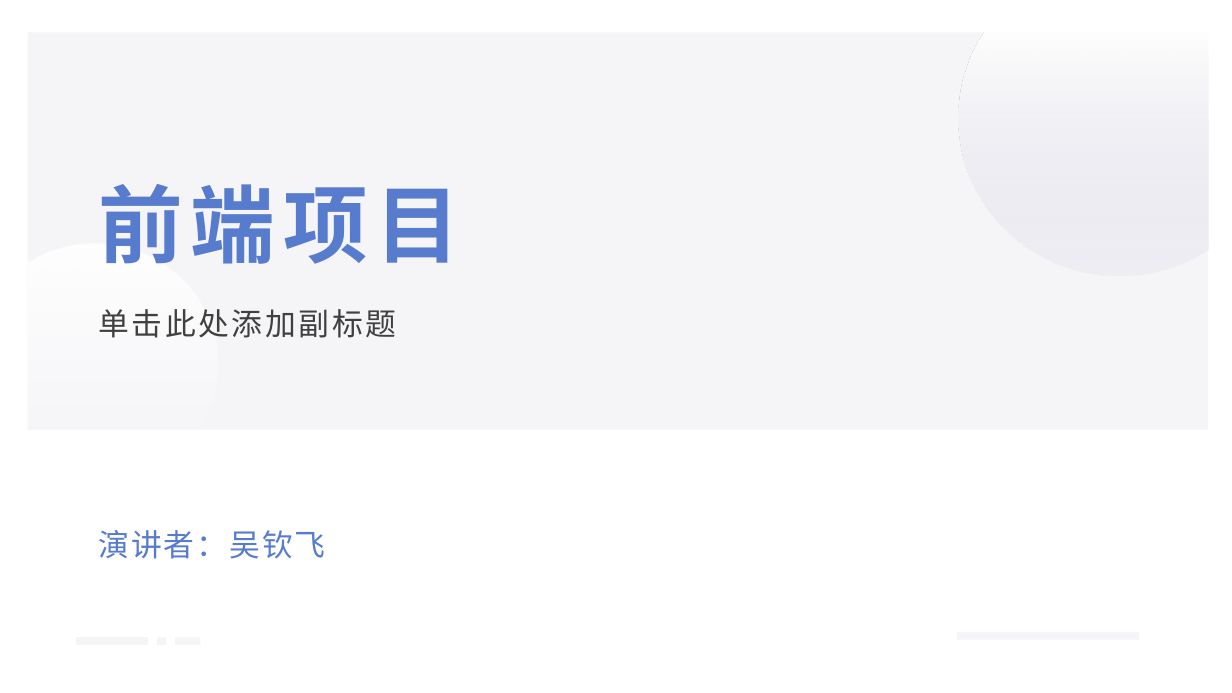
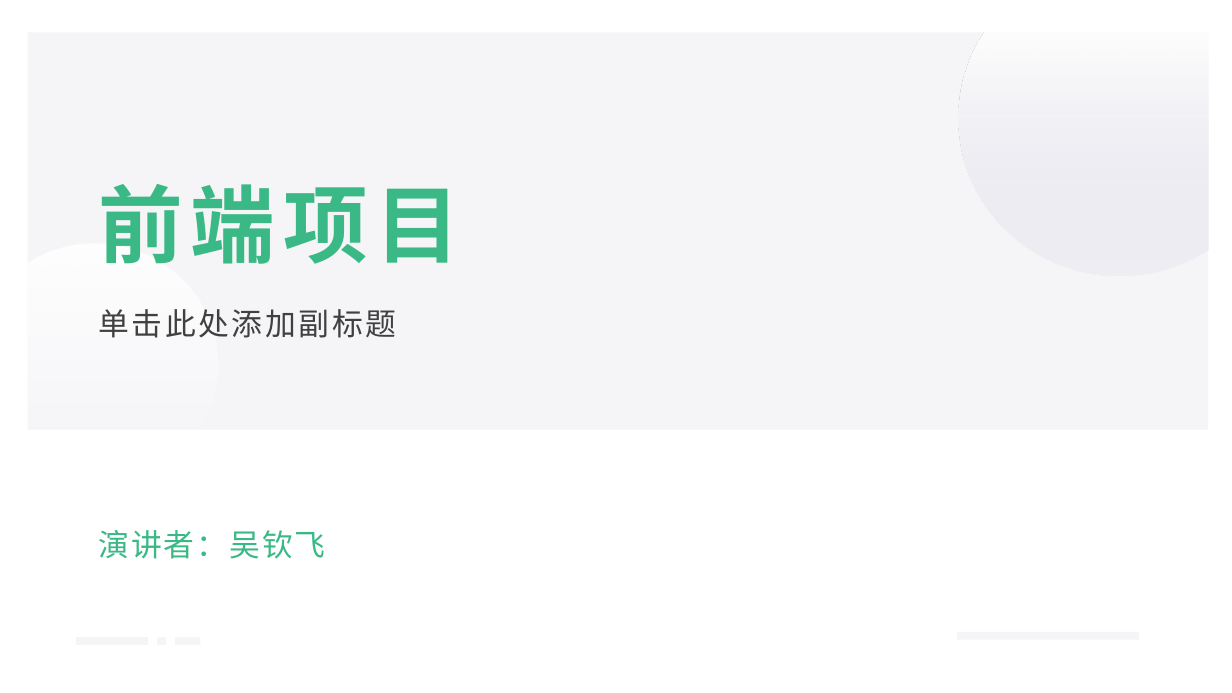
Before and after one commit to forwardNow/blog, a slide deck: slide 1 of docs/.vuepress/public/前端.pptx. Drawn at 1232x693 pixels with LibreOffice and Linux fonts; fonts in the diff are those of the drawing. Boxes give left, top, right and bottom in pixels: in the first picture for what was removed or moved away, otherwise in the second. Text is boxed around its words. In the diff, an @@ line names an element or a change of style, - is before the commit and + after.

```diff
--- a/docs/.vuepress/public/前端.pptx
+++ b/docs/.vuepress/public/前端.pptx
@@ title "前端项目" at [99, 184, 461, 264]: text colour #577CCE to #3AB986 @@
@@ text "演讲者：吴钦飞" at [99, 530, 326, 559]: text colour #577CCE to #3AB986 @@
```
Also in this commit, not shown: 5 other slides changed, 6 other files.
